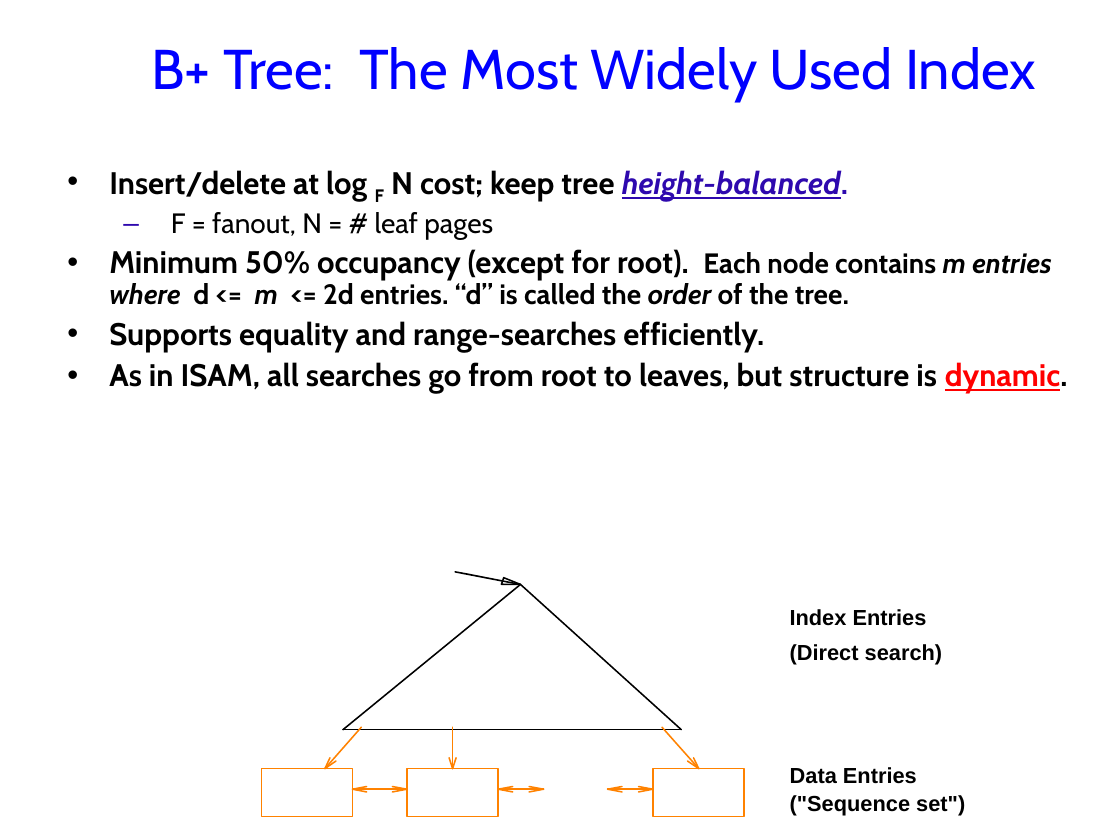
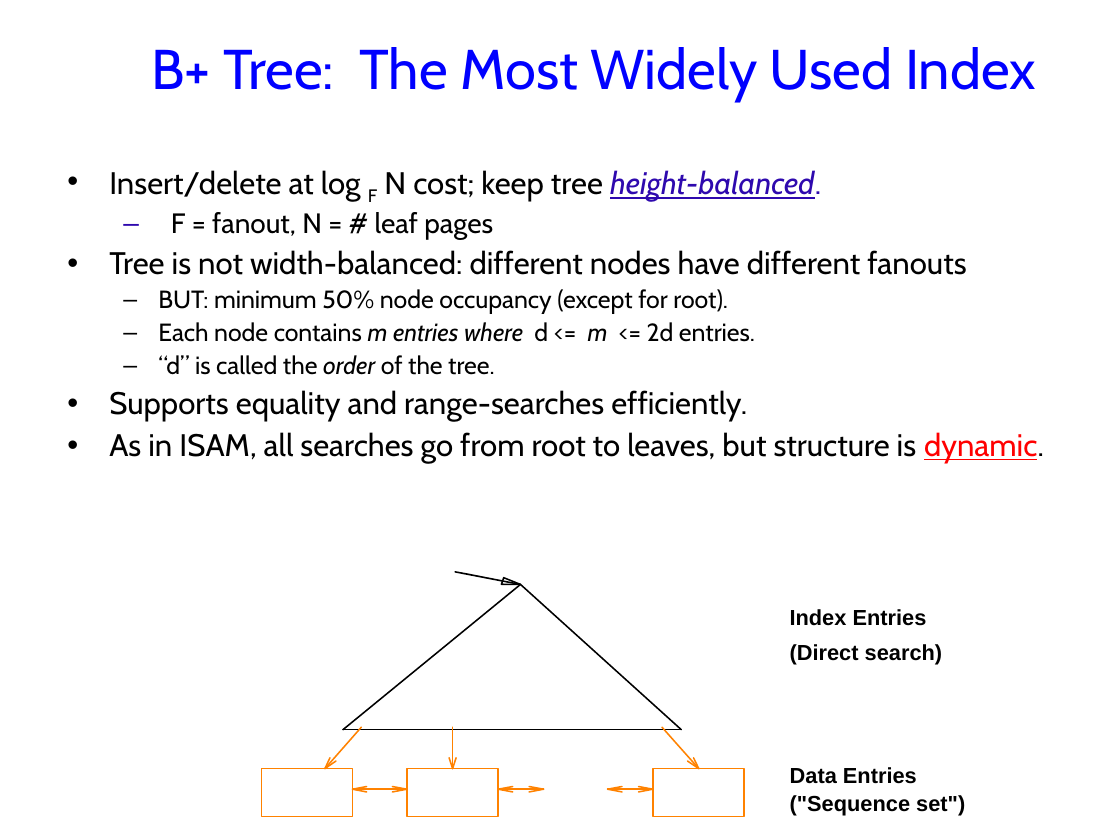
Before and after one commit to jhellerstein/cs186-09, a slide deck: slide 12 of lecs/06-TreeIndexes.ppt. Drawn at 1120x840 pixels with LibreOffice and Linux fonts; fonts in the diff are those of the drawing; background and template pictures are left out. Boxes give left, top, right and bottom in pixels: in the first picture for what was removed or moved away, otherwise in the second. Text is boxed around its words. In the diff, an @@ line names an element or a change of style, - is before the commit and + after.

```diff
--- a/lecs/06-TreeIndexes.ppt
+++ b/lecs/06-TreeIndexes.ppt
@@ text at bbox=[109, 170, 1044, 463]: bold off in "Insert/delete at log F N cost; keep ...", "Supports equality and range-searches efficiently.", "As in ISAM, all searches go from ..." @@
@@ text at bbox=[109, 250, 966, 375]: text changed; size 18 to 16 pt; bold off @@
-• Minimum 50% occupancy (except for root). Each node contains m entries where d <= m <= 2d entries. “d” is called the order of the tree.
+• Tree is not width-balanced: different nodes have different fanouts
+  – BUT: minimum 50% node occupancy (except for root).
+  – Each node contains m entries where d <= m <= 2d entries.
+  – “d” is called the order of the tree.
```
Also in this commit, not shown: 11 other slides changed, 1 slide added, 1 slide removed, 1 other file.
